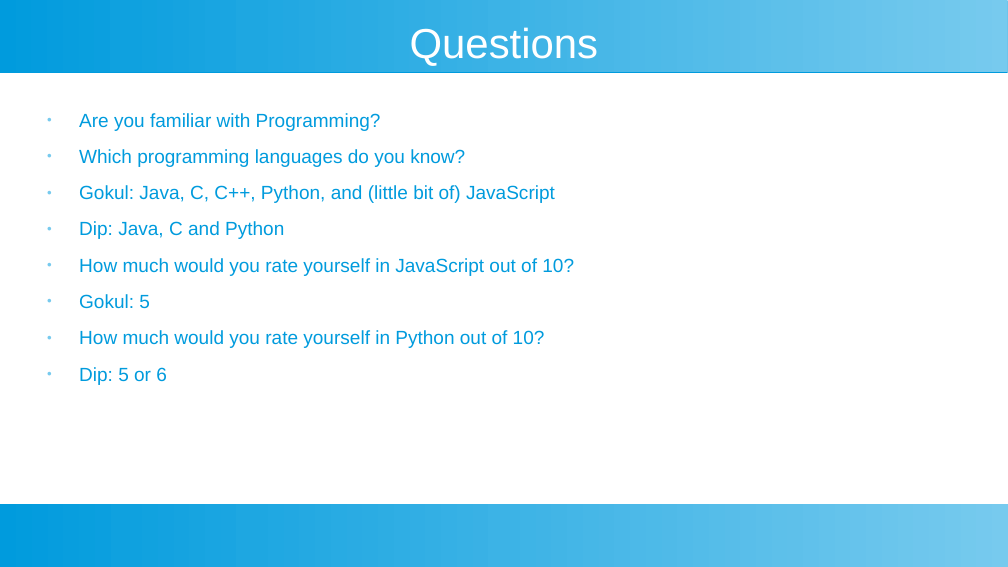
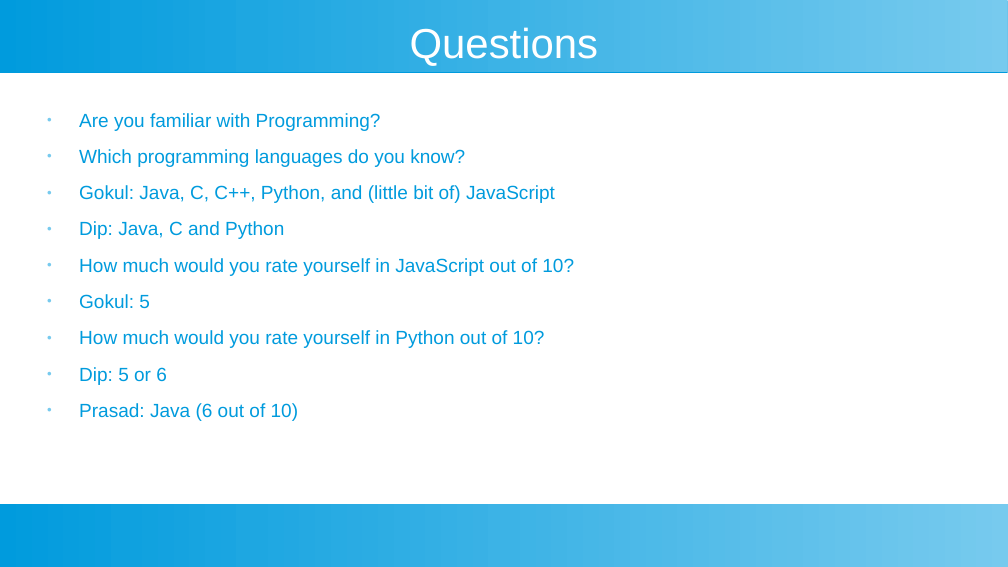
Before and after one commit to ashishjain1547/public_lessons_in_javascript, a slide deck: slide 2 of 1_JavaScript Intro/JavaScript's First Lesson.odp. Drawn at 1008x567 pixels with LibreOffice and Linux fonts; fonts in the diff are those of the drawing. Boxes give left, top, right and bottom in pixels: in the first picture for what was removed or moved away, otherwise in the second. Text is boxed around its words. In the diff, an @@ line names an element or a change of style, - is before the commit and + after.

```diff
--- a/1_JavaScript Intro/JavaScript's First Lesson.odp
+++ b/1_JavaScript Intro/JavaScript's First Lesson.odp
@@ text at box(79, 403, 299, 421): paragraph added @@
+● Prasad: Java (6 out of 10)
```
Also in this commit, not shown: 3 other slides changed, 1 slide added, 6 other files.
